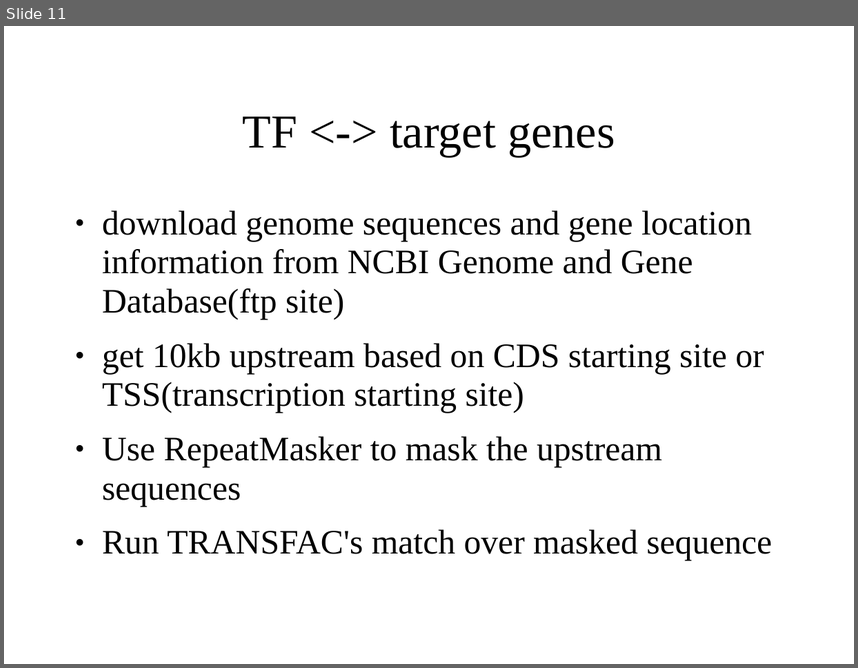
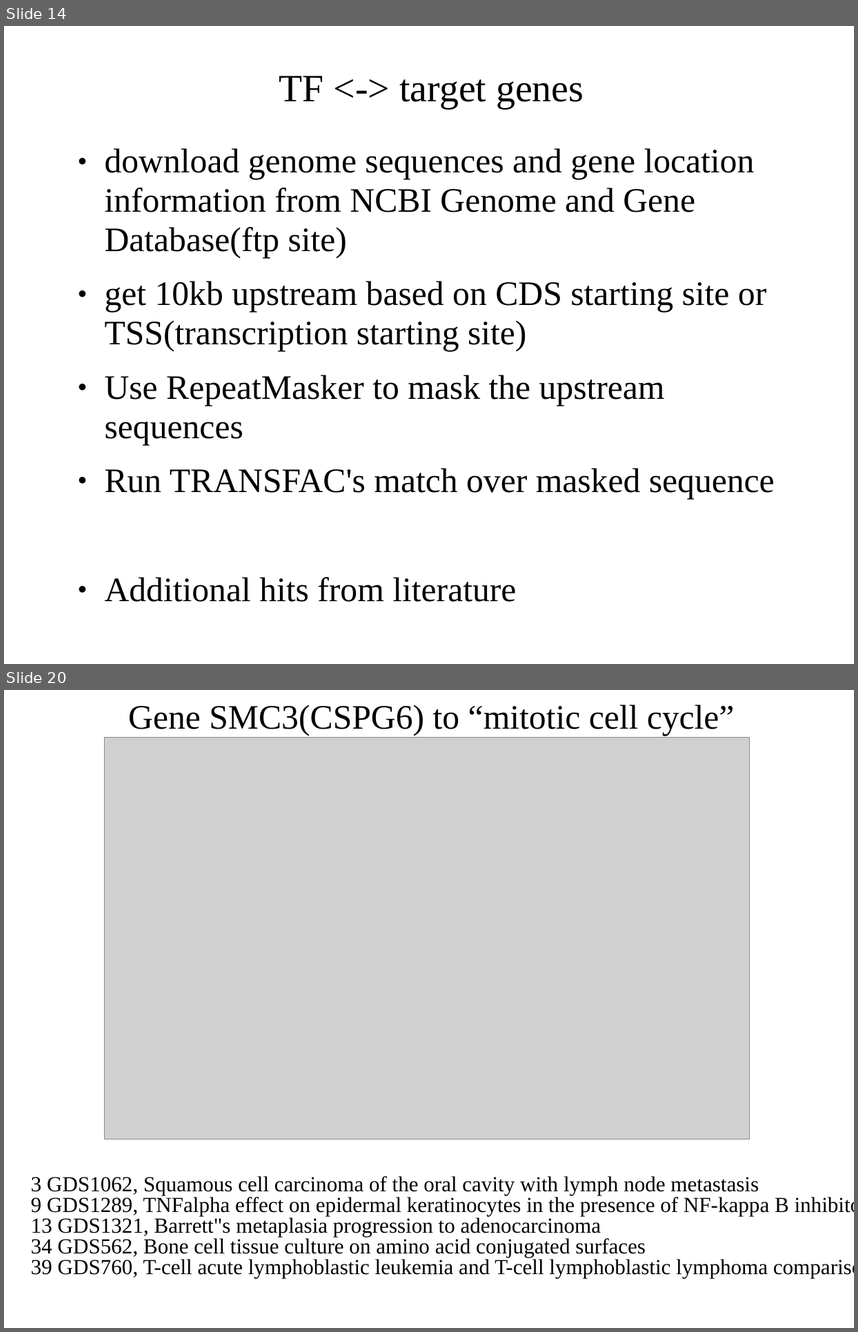
Before and after one commit to polyactis/annot, a slide deck: trunk/doc/lab_meeting_2006_11_21/lm_11_21_06.ppt. Shown one above the other, each under a label of ours: slide 11 before the commit, slides 14 and 20 after it; the slides between them are not shown. The pictures are 858x668 and 858x1332 pixels, drawn with LibreOffice and Linux fonts; fonts in the diff are those of the drawing; grey boxes stand for pictures. Boxes give left, top, right and bottom in pixels: in the first picture for what was removed or moved away, otherwise in the second. Text is boxed around its words. In the diff, an @@ line names an element or a change of style, - is before the commit and + after.

```diff
--- a/trunk/doc/lab_meeting_2006_11_21/lm_11_21_06.ppt
+++ b/trunk/doc/lab_meeting_2006_11_21/lm_11_21_06.ppt
@@ slide 20 added at <box>4,690,854,1328</box>, background #FFFFFF @@
@@ title added at <box>128,704,735,736</box>, 32 pt, text #000000 @@
+Gene SMC3(CSPG6) to “mitotic cell cycle”
@@ picture added at <box>104,737,750,1139</box> @@
@@ text added at <box>31,1176,789,1278</box>, 20 pt, text #000000 @@
+3 GDS1062, Squamous cell carcinoma of the oral cavity with lymph node metastasis
+9 GDS1289, TNFalpha effect on epidermal keratinocytes in the presence of NF-kappa B inhibitor: time course
+13 GDS1321, Barrett"s metaplasia progression to adenocarcinoma
+34 GDS562, Bone cell tissue culture on amino acid conjugated surfaces
+39 GDS760, T-cell acute lymphoblastic leukemia and T-cell lymphoblastic lymphoma comparison
@@ what was slide 11 is now slide 14 @@
@@ slide 14 changed as well @@
@@ title "TF <-> target genes": place and size @@
-title "TF <-> target genes" at <box>243,116,615,157</box>
+title "TF <-> target genes" at <box>279,76,584,109</box>
@@ title "TF <-> target genes" at <box>279,76,584,109</box>: size 44 to 36 pt @@
@@ text "download genome sequences and gene ...": place and size @@
-text "download genome sequences and gene ..." at <box>102,210,772,561</box>
+text "download genome sequences and gene ..." at <box>105,148,775,601</box>
@@ text at <box>105,577,516,601</box>: paragraph added @@
+● Additional hits from literature
```
Also in this commit, not shown: 4 other slides changed, 14 other slides added, 9 slides removed, 42 other files.
